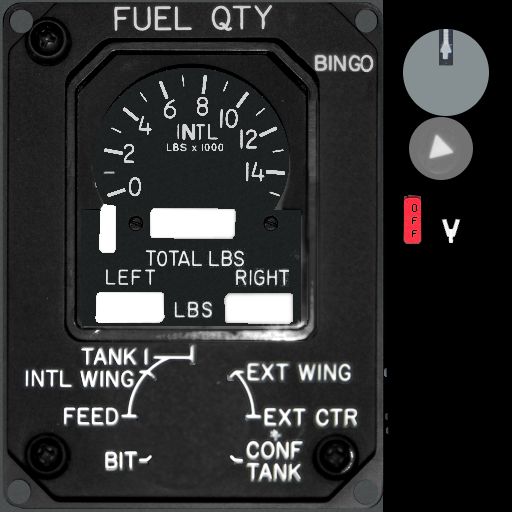
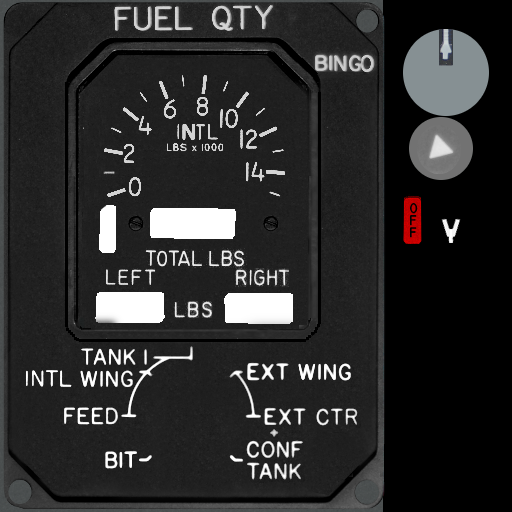
Comparing the layer stacks of the two 512px x 512px images. Changes:
renamed "Pasted Layer #4" to "Pasted Layer #2", hid it, moved it above "outer-legends", painted on it over [23, 16, 389, 484]
renamed "Pasted Layer #2" to "outer-legends", painted on it over [25, 5, 373, 480]
renamed "face brightness adj" to "face screws", showed it, moved it above "off-test", painted on it over [82, 68, 301, 326]
added layer "off-test" above "off-background" over [409, 203, 418, 238]
added layer "off-background" above "button-legends" over [403, 194, 422, 244]
renamed "bingo-bug" to "button-legends", painted on it over [417, 195, 422, 243]
renamed "Pasted Layer #5" to "framefix", moved it above "Layer #1", painted on it over [65, 82, 321, 342]
painted on "Layer #1" over [5, 71, 422, 509]
removed layer "Layer #4" over [114, 344, 250, 491]
painted on "Pasted Layer" over [2, 2, 386, 509]
removed layer "Layer" over [383, 15, 422, 497]
moved "Pasted Layer #1" above "facebg", painted on it over [78, 52, 422, 333]
renamed "Pasted Layer #7" to "facebg", painted on it over [2, 2, 422, 509]
